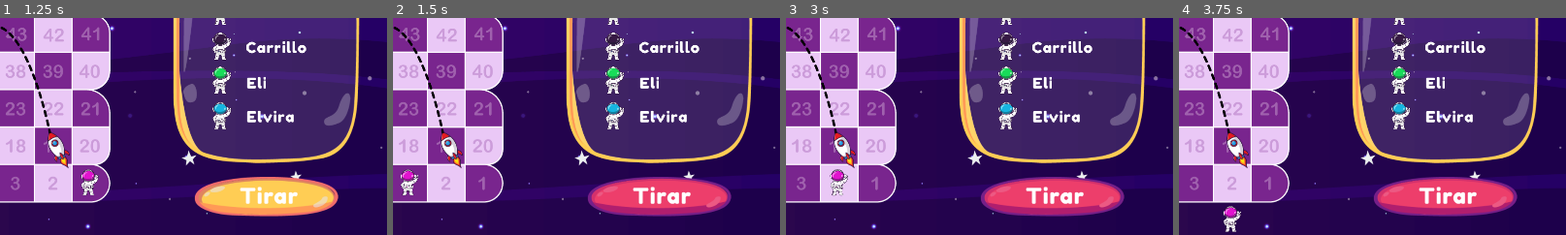
Above: before the commit, frames 1-4 (left to right).
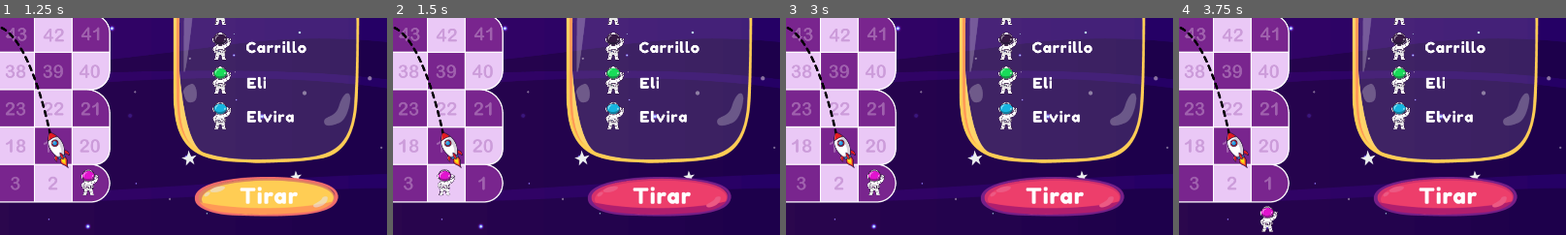
Above: after the commit, the same moments.

Repository: carrilloycardenas/Carrera-espacial
Game: Godot game, scene res://tablero/tablero.tscn
Two runs of this game, one before a commit and one after it. Both use one fixed random seed, a clock stepped at 60 frames per second and the inputs below. The project has no main scene, so this scene is started directly.
Inputs (mouse positions are % of the whole screen's width and height, from its top left):
- Up to frame 1 (1.25 s): click (81, 91) at 0.5 s
- Up to frame 2 (1.5 s): click (86, 9) at 1.25 s
- Up to frame 3 (3 s): click (80, 9) at 2 s; tap Enter at 2.75 s; hold Right (ui_right) from 2.78 s (still down)
- Up to frame 4 (3.75 s): tap Space at 3.5 s; release Right (ui_right) at 3.53 s; hold Down (ui_down) from 3.53 s (still down)
The pictures show only the part of the screen within x 46-96%, y 50-100%; the shares and areas given below are measured in that part.

Frame 1 is identical in both runs. In frame 2, 0.7% of the frame differs, in the area x 2-17%, y 69-83%; in frame 3, 0.8%, in the area x 11-26%, y 69-83%; in frame 4, 0.7%.

Commit message:
irandom works

Diff:
--- a/scripts/tablero.gd
+++ b/scripts/tablero.gd
@@ -3,6 +3,7 @@
 # Declare member variables here. Examples:
 # var a = 2
 # var b = "text"
+var rng = RandomNumberGenerator.new()
 var players = ["Daniel", "Carrillo", "Eli", "Elvira"]
 onready var astro1 = get_node("astro1")
 
@@ -12,10 +13,7 @@
 		get_node("Fondo-espacio-dado/lbl-player"+str(n+1)).text = str(players[n])
 
 func _on_btntirar_pressed():
-	var rng = RandomNumberGenerator.new()
-	var res = rng.randi_range(1,6)
-	print(res)
-	astro1.avanzar(res)
+	astro1.avanzar(rng.randi_range(1,6))
 
 func _on_CheckButton_pressed():
 	OS.window_fullscreen = !OS.window_fullscreen
--- a/tablero/tablero.tscn
+++ b/tablero/tablero.tscn
@@ -212,11 +212,9 @@
 texture_hover = ExtResource( 24 )
 expand = true
 
-
 [node name="Node2D" parent="Hover-seleccionjugadores" instance=ExtResource( 21 )]
 position = Vector2( -50.9257, -2.53799 )
 scale = Vector2( 0.328164, 0.765298 )
-
 
 [connection signal="pressed" from="btn-tirar" to="." method="_on_btntirar_pressed"]
 [connection signal="pressed" from="btn-popupSalir" to="." method="_on_btnsalir_pressed"]
Empty file added: scripts/astro1.json
